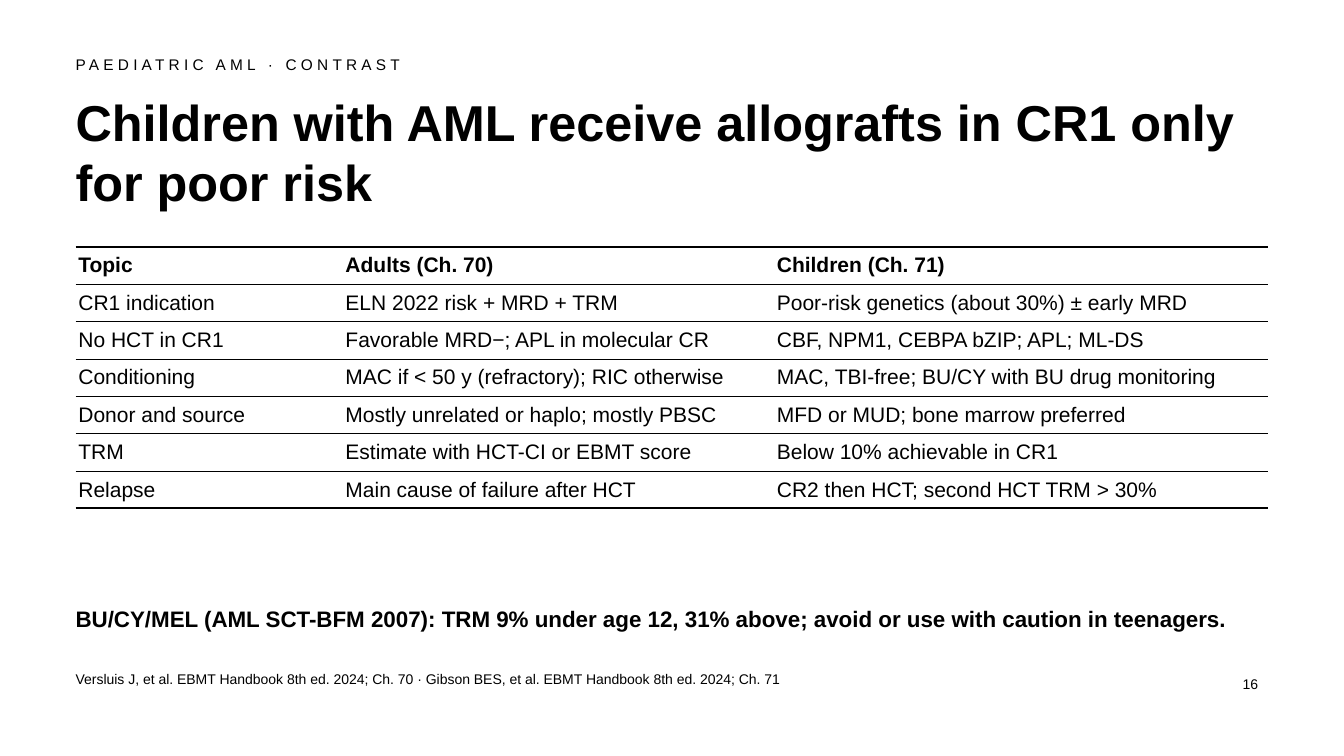
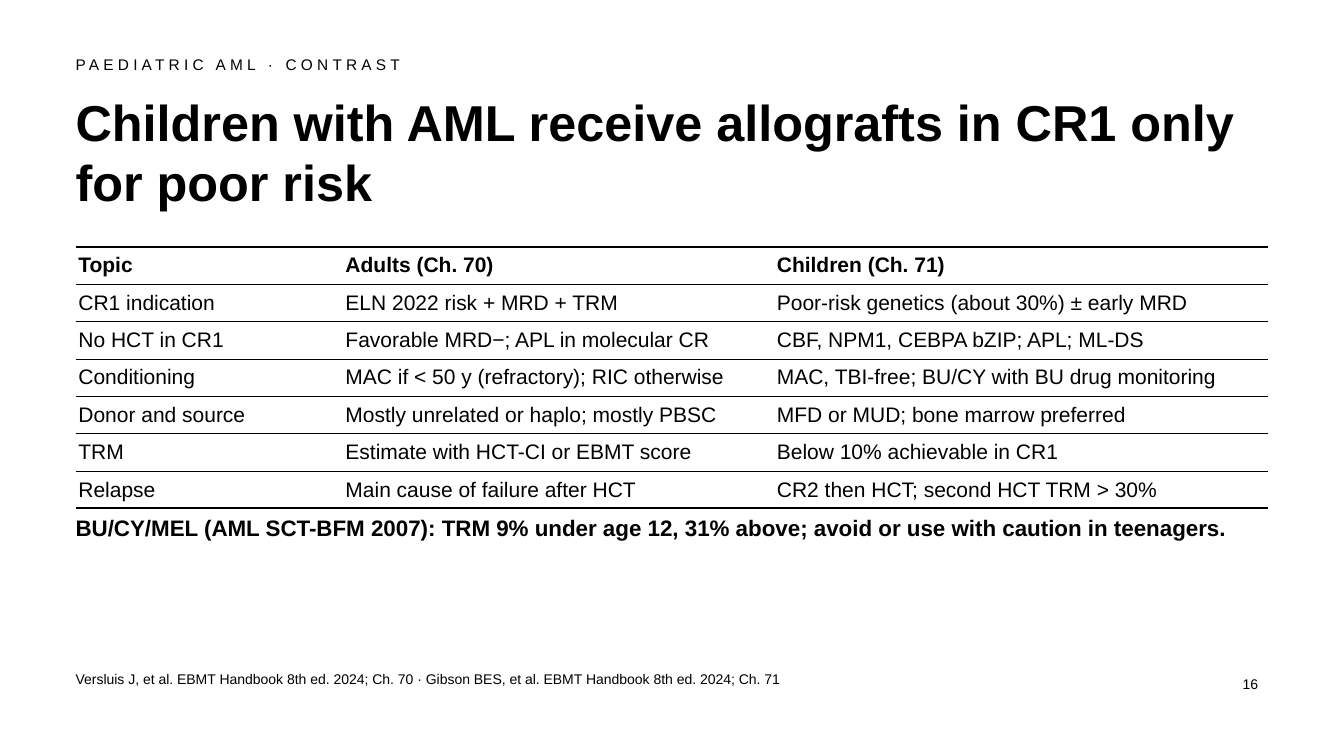
Before and after one commit to htlin222/ebmt-handbook-skill, a slide deck: slide 16 of slides/decks/s21-aml.pptx. Drawn at 1344x756 pixels with LibreOffice and Linux fonts; fonts in the diff are those of the drawing. Boxes give left, top, right and bottom in pixels: in the first picture for what was removed or moved away, otherwise in the second. Text is boxed around its words. In the diff, an @@ line names an element or a change of style, - is before the commit and + after.

```diff
--- a/slides/decks/s21-aml.pptx
+++ b/slides/decks/s21-aml.pptx
@@ text "BU/CY/MEL (AML SCT-BFM 2007): TRM ..." moved from (x1=76, y1=610, x2=1226, y2=632) to (x1=76, y1=519, x2=1226, y2=541) @@
```
Also in this commit, not shown: 2 other slides changed, 9 other files.
